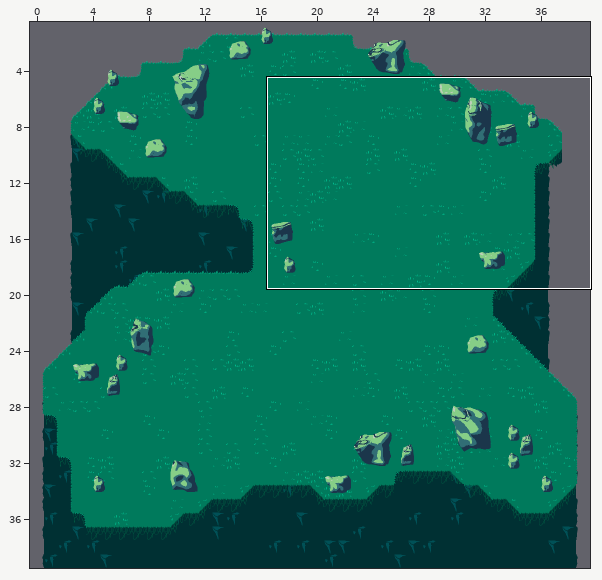
Tiled map, stored at Assets/Maps/Tilemaps/forest-demo.tmx. The picture above shows the old version from afar; the outline marks the close-up.
Close-up. Old version:
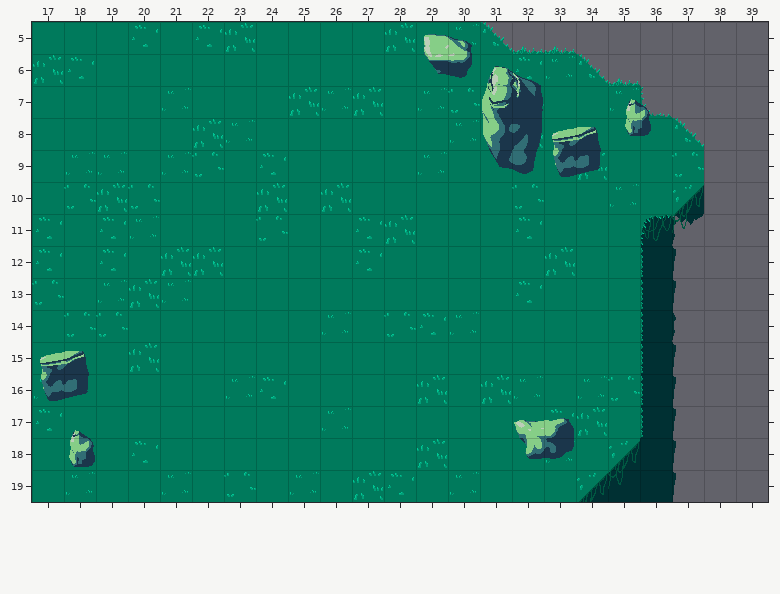
Cells are 32x32 px. Shown: x 17..39, y 5..19.
After:
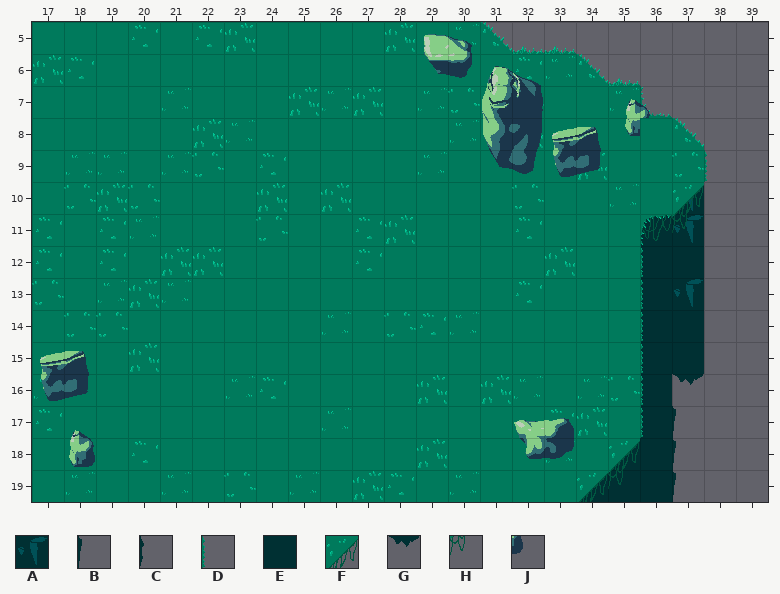
Key: from "forest-wide": A 6, B 7, C 15, D 20, E 22, F 27, G 30, H 35; from "rock-sprite-0001": J 15.
_ is an empty cell.
Edits made:
{"where": "layer \"background\""}
{"y":10,"x":37,"old":"_","new":"A"}
{"y":11,"x":37,"old":"C","new":"A"}
{"y":12,"x":37,"old":"B","new":"E"}
{"y":13,"x":37,"old":"B","new":"A"}
{"y":14,"x":37,"old":"C","new":"E"}
{"y":15,"x":37,"old":"B","new":"E"}
{"y":16,"x":37,"old":"B","new":"G"}
{"where": "layer \"ground\""}
{"y":9,"x":38,"old":"_","new":"D"}
{"y":10,"x":37,"old":"E","new":"F"}
{"y":11,"x":37,"old":"G","new":"H"}
{"where": "layer \"rocks\""}
{"y":8,"x":36,"old":"J","new":"_"}
{"y":10,"x":37,"old":"F","new":"_"}
{"y":11,"x":37,"old":"H","new":"_"}
{"label":"removed","picture_box":[640,118,651,136]}
{"label":"changed","picture_box":[672,150,707,406]}
